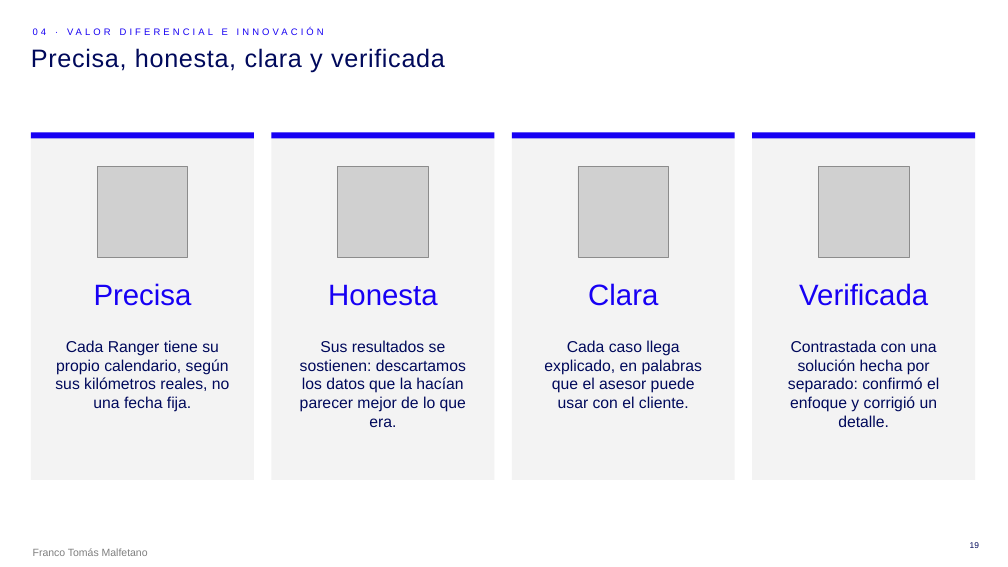
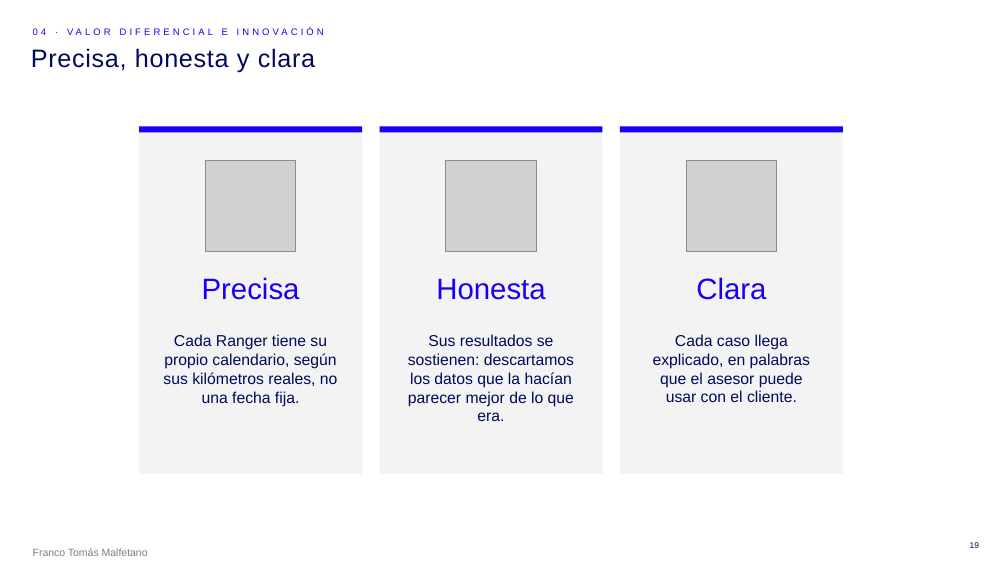
Before and after one commit to FrancoMal/SIMtec, a slide deck: slide 19 of entregables/FIC_III_Desafio_1_Equipo_SIMtec.pptx. Drawn at 1008x567 pixels with LibreOffice and Linux fonts; fonts in the diff are those of the drawing; grey boxes stand for pictures; background and template pictures are left out. Boxes give left, top, right and bottom in pixels: in the first picture for what was removed or moved away, otherwise in the second. Text is boxed around its words. In the diff, an @@ line names an element or a change of style, - is before the commit and + after.

```diff
--- a/entregables/FIC_III_Desafio_1_Equipo_SIMtec.pptx
+++ b/entregables/FIC_III_Desafio_1_Equipo_SIMtec.pptx
@@ title at <box>31,48,315,72</box>: text changed @@
-Precisa, honesta, clara y verificada
+Precisa, honesta y clara
@@ 6 texts, 6 rectangles, 3 pictures: place and size @@
-6 texts, 6 rectangles, 3 pictures at <box>31,132,735,480</box>
+6 texts, 6 rectangles, 3 pictures at <box>139,126,843,474</box>
@@ rectangle removed at <box>752,132,975,480</box> @@
@@ rectangle removed at <box>752,132,975,138</box> @@
@@ picture removed at <box>819,166,910,257</box> @@
@@ text removed at <box>799,283,928,306</box> @@
-Verificada
@@ text removed at <box>788,340,939,427</box> @@
-Contrastada con una solución hecha por separado: confirmó el enfoque y corrigió un detalle.
```
Also in this commit, not shown: 20 other slides changed, 27 other files.
